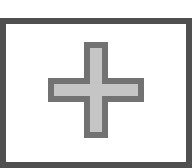
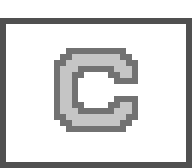
Comparing the layer stacks of the two (192, 168) images. Changes:
renamed "Layer 1" to "Layer 2", painted on it over left=48, top=42, right=144, bottom=138
